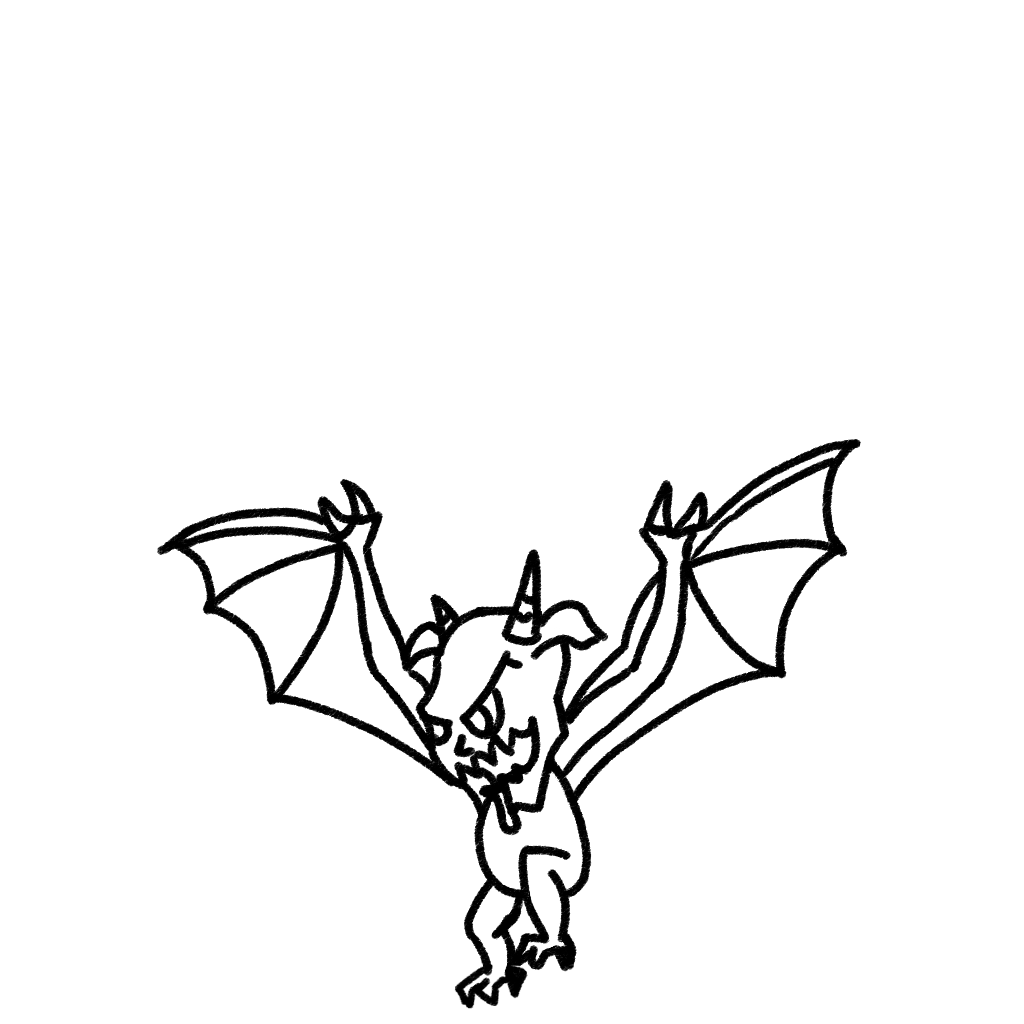
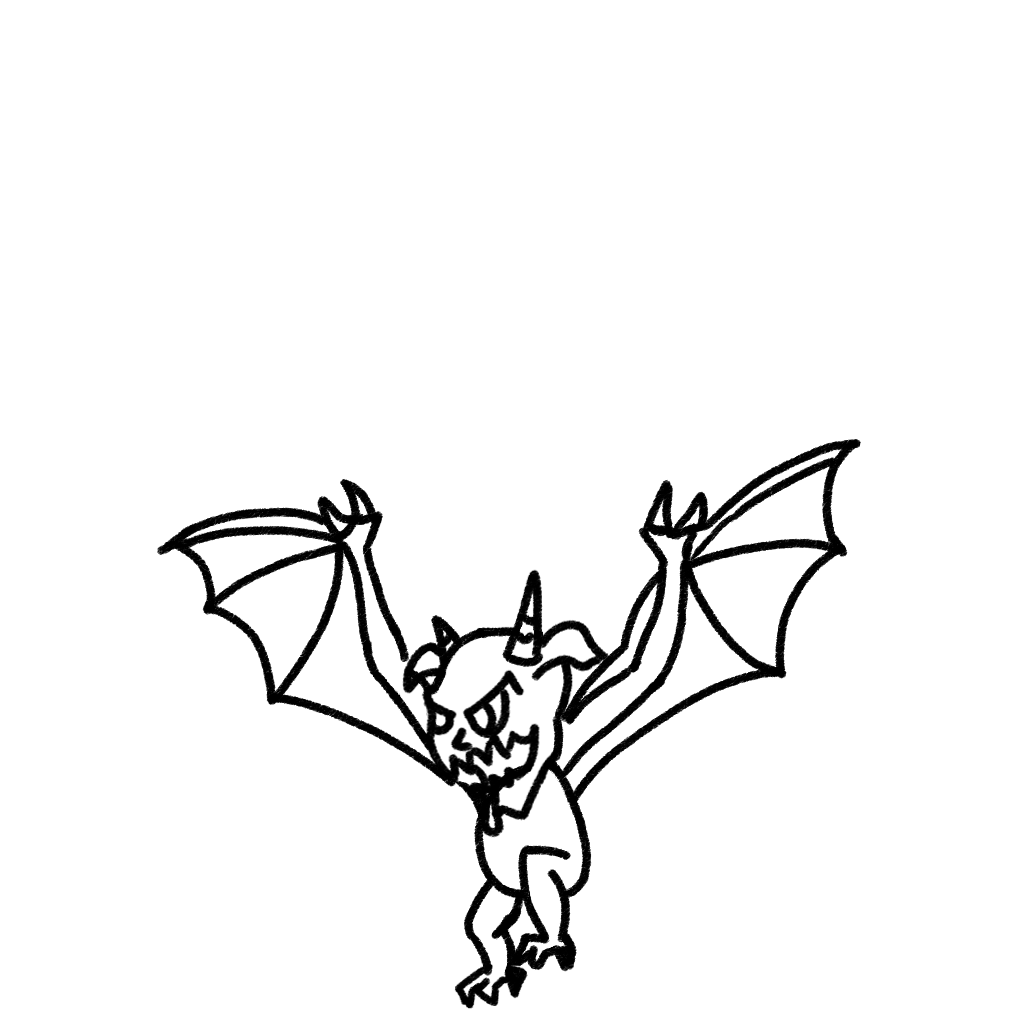
The second 1024 × 1024 image is a revision of the first. Changes to its layers:
painted on "Wings - Lines" over [401, 549, 610, 832]
painted on "Legs - Lines" over [448, 768, 552, 838]
painted on "Body - Lines" over [448, 704, 570, 838]
painted on "Head - Lines" over [401, 549, 610, 838]
painted on "Head - Colour" over [401, 549, 610, 838]
painted on "Wings - Colour" over [401, 549, 610, 832]
painted on "Body - Colour" over [448, 704, 570, 838]
painted on "Legs - Colour" over [483, 832, 519, 838]
